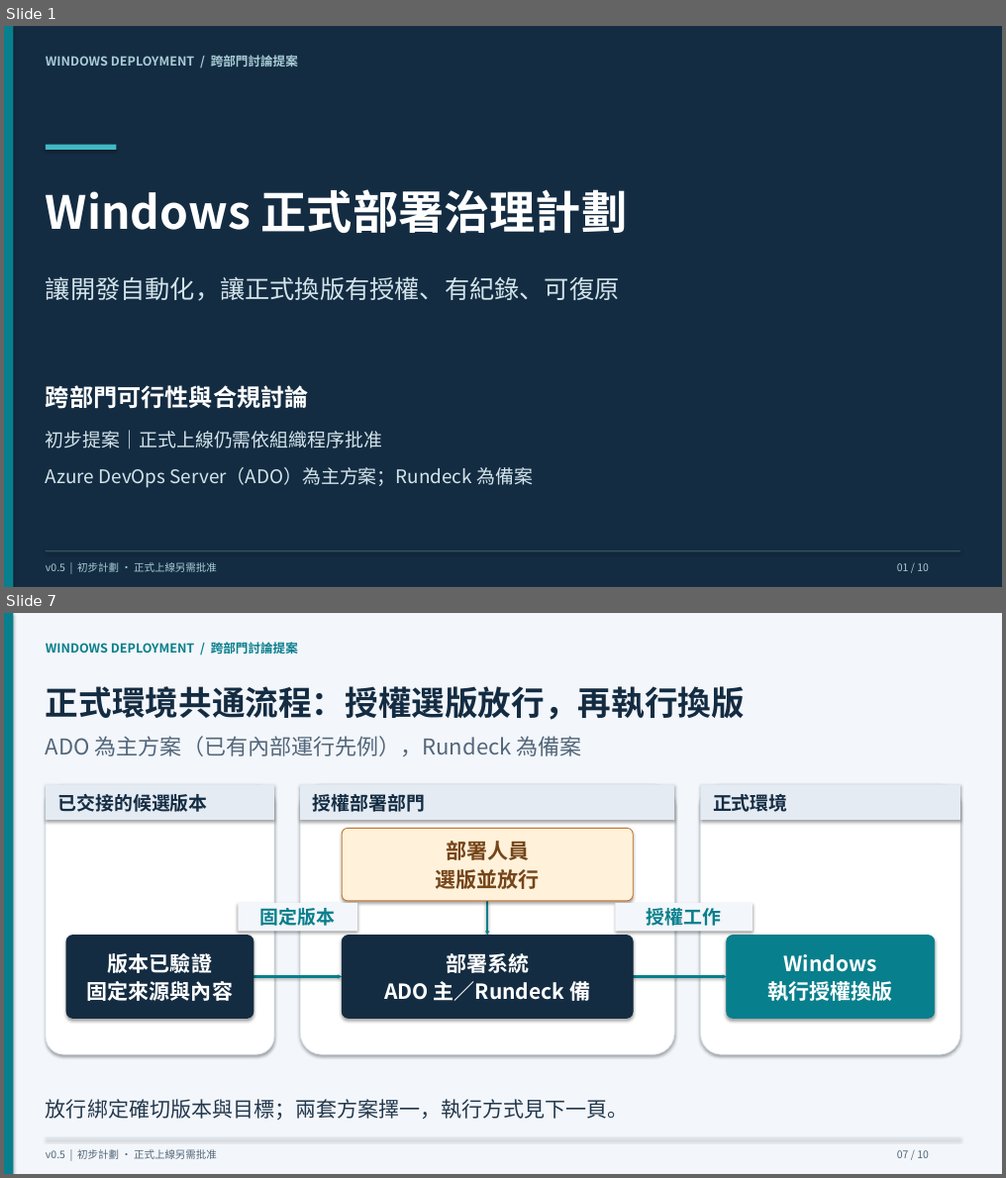
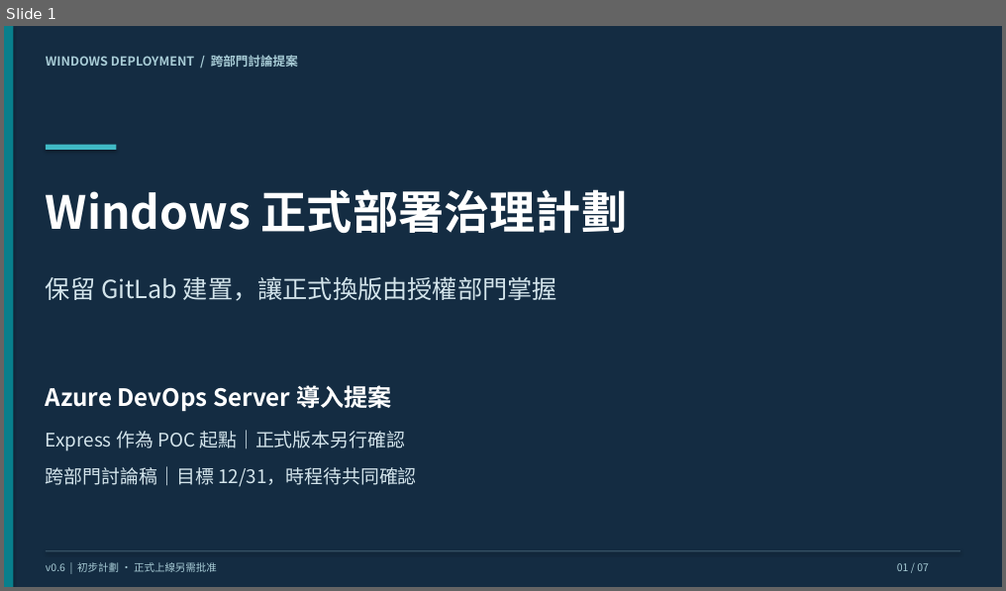
Before and after one commit to cyljacky02/gitlab-win-cicd, a slide deck: docs/presentations/windows-cd-initial-plan.pptx. Shown one above the other, each under a label of ours: slides 1 and 7 before the commit, slide 1 after it; the slides between them are not shown. The pictures are 1006x1178 and 1006x591 pixels, drawn with LibreOffice and Linux fonts; fonts in the diff are those of the drawing. Boxes give left, top, right and bottom in pixels: in the first picture for what was removed or moved away, otherwise in the second. Text is boxed around its words. In the diff, an @@ line names an element or a change of style, - is before the commit and + after.

Commit message:
docs: simplify Windows deployment proposal with event-driven ADO architecture

```diff
--- a/docs/presentations/windows-cd-initial-plan.pptx
+++ b/docs/presentations/windows-cd-initial-plan.pptx
@@ slide 7 removed at (4, 613, 1002, 1174), background #FFFFFF @@
@@ rectangle removed at (4, 613, 1002, 1174) @@
@@ rectangle removed at (4, 613, 13, 1174) @@
@@ text removed at (46, 640, 298, 657) @@
-WINDOWS DEPLOYMENT / 跨部門討論提案
@@ title removed at (46, 686, 745, 720) @@
-正式環境共通流程：授權選版放行，再執行換版
@@ text removed at (46, 736, 582, 757) @@
-ADO 為主方案（已有內部運行先例），Rundeck 為備案
@@ rounded rectangle removed at (46, 784, 275, 1055) @@
@@ rectangle removed at (46, 784, 275, 820) @@
@@ rounded rectangle removed at (300, 784, 675, 1055) @@
@@ rectangle removed at (300, 784, 675, 820) @@
@@ rounded rectangle removed at (701, 784, 960, 1055) @@
@@ rectangle removed at (701, 784, 960, 820) @@
@@ text removed at (58, 794, 208, 812) @@
-已交接的候選版本
@@ text removed at (313, 794, 425, 812) @@
-授權部署部門
@@ text removed at (713, 794, 788, 812) @@
-正式環境
@@ rounded rectangle removed at (342, 829, 633, 901) @@
@@ text removed at (436, 841, 540, 889) @@
-部署人員
-選版並放行
@@ rectangle removed at (238, 903, 357, 932) @@
@@ text removed at (260, 908, 336, 926) @@
-固定版本
@@ arrow removed from (487, 901) to (487, 936) @@
@@ rectangle removed at (616, 903, 752, 932) @@
@@ text removed at (647, 908, 722, 926) @@
-授權工作
@@ rounded rectangle removed at (66, 936, 253, 1019) @@
@@ rounded rectangle removed at (342, 936, 633, 1019) @@
@@ rounded rectangle removed at (727, 936, 935, 1019) @@
@@ text removed at (87, 954, 233, 1001) @@
-版本已驗證
-固定來源與內容
@@ text removed at (384, 954, 590, 1004) @@
-部署系統
-ADO 主／Rundeck 備
@@ text removed at (768, 955, 893, 1001) @@
-Windows
-執行授權換版
@@ arrow removed from (253, 977) to (342, 977) @@
@@ arrow removed from (633, 977) to (727, 977) @@
@@ text removed at (46, 1099, 629, 1120) @@
-放行綁定確切版本與目標；兩套方案擇一，執行方式見下一頁。
@@ rectangle removed at (46, 1138, 960, 1139) @@
@@ text removed at (46, 1150, 217, 1159) @@
-v0.5 | 初步計劃 · 正式上線另需批准
@@ text removed at (897, 1151, 929, 1158) @@
-07 / 10
@@ slide 1 changed as well @@
@@ text at (46, 276, 557, 301): text changed @@
-讓開發自動化，讓正式換版有授權、有紀錄、可復原
+保留 GitLab 建置，讓正式換版由授權部門掌握
@@ text at (46, 385, 392, 412): text changed @@
-跨部門可行性與合規討論
+Azure DevOps Server 導入提案
@@ text at (46, 430, 405, 452): text changed @@
-初步提案｜正式上線仍需依組織程序批准
+Express 作為 POC 起點｜正式版本另行確認
@@ text at (46, 467, 417, 487): text changed @@
-Azure DevOps Server（ADO）為主方案；Rundeck 為備案
+跨部門討論稿｜目標 12/31，時程待共同確認
@@ text at (46, 563, 217, 572): text changed @@
-v0.5 | 初步計劃 · 正式上線另需批准
+v0.6 | 初步計劃 · 正式上線另需批准
@@ text at (897, 564, 929, 571): text changed @@
-01 / 10
+01 / 07
```
Also in this commit, not shown: 3 other slides changed, 3 slides added, 5 other slides removed, 28 other files.
